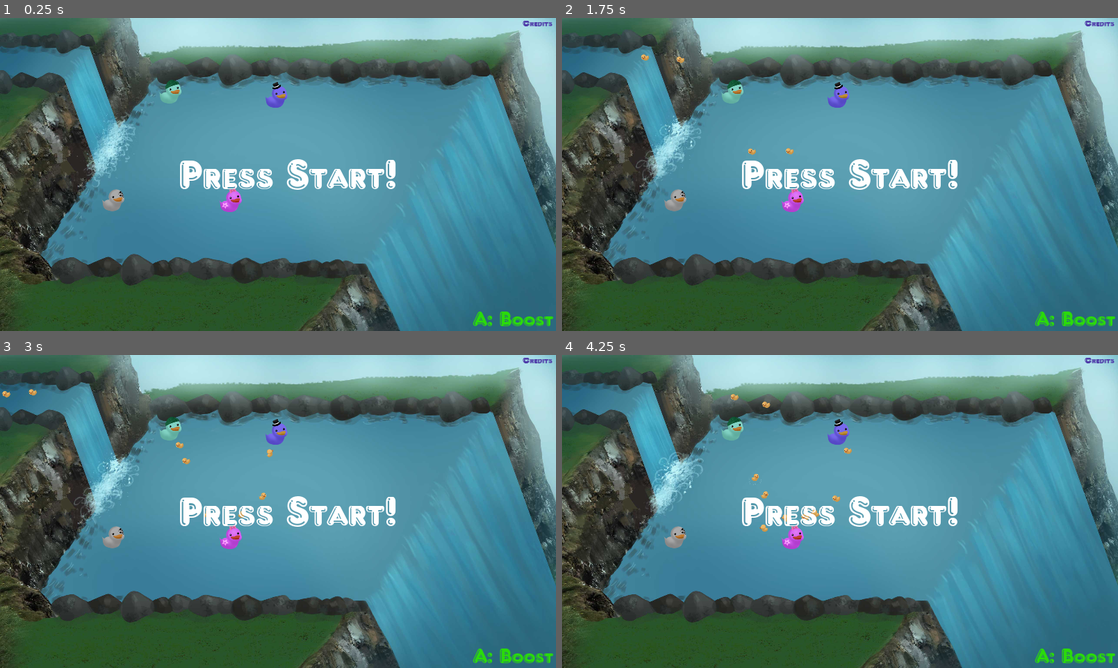
Above: before the commit, frames 1-4 (two rows, left to right).
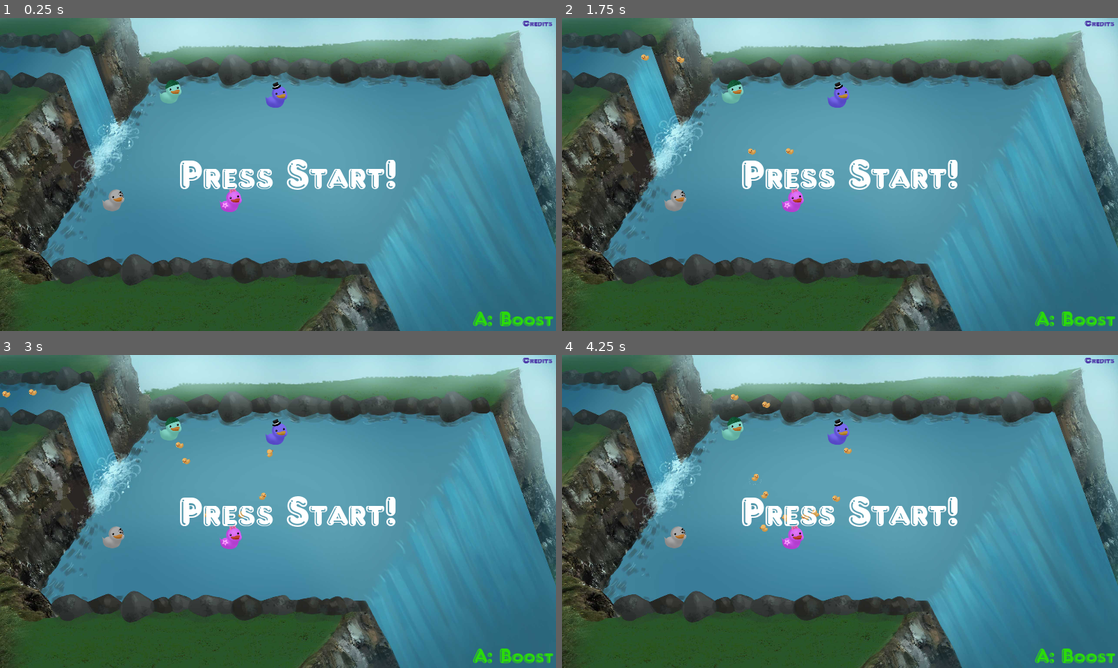
Above: after the commit, the same moments.

Repository: TeamAwesomeTOJam/ducks
Game: Godot game, scene res://Game.tscn
Same seed, same stepped clock (60 frames per second), same inputs: the game is played once before the commit and once after it.
Inputs:
- Up to frame 1 (0.25 s): no input
- Up to frame 2 (1.75 s): tap Enter (p0duck) at 0.5, 0.6, 1.25, 1.35 s
- Up to frame 3 (3 s): tap Enter (p0duck) at 2, 2.1, 2.75, 2.85 s
- Up to frame 4 (4.25 s): tap Enter (p0duck) at 3.5, 3.6 s

The runs differ from the first frame. In frame 1, 0.8% of the frame differs, in the area x 13-92%, y 17-83%; in frame 2, 0.8%; in frame 3, 0.8%; in frame 4, 0.8%.

Commit message:
fix spawn finally I hope

Diff:
--- a/Game.tscn
+++ b/Game.tscn
@@ -66,7 +66,7 @@
 
 frames = SubResource( 1 )
 animation = "loop"
-frame = 1
+frame = 2
 playing = true
 offset = Vector2( 1280, 720 )
 _sections_unfolded = [ "Z Index" ]
--- a/Player.gd
+++ b/Player.gd
@@ -201,17 +201,38 @@
     respawn()
 
 
+#func spawning(delta):
+#    if wait:  # Terrible hack because we need to wait a frame (too many game loops)
+#        wait = false
+#        return
+#
+#    var my_x = self.position.x
+#    var my_y = self.position.y
+#    print(str(my_x) + " " + str(my_y) + " " + str(position.x) + " " + str(position.y))
+#
+#    if my_x < spawn_destination.x - 300:
+#        var vector = Vector2(1, 0.2).normalized()
+#        self.set_linear_velocity(vector * 900)
+#    elif my_y < spawn_destination.y + 100 or my_x < spawn_destination.x + 100:
+#        var vector = (spawn_destination - to_global(self.position)).normalized()
+#        self.set_linear_velocity(vector * 1200)
+#    else:
+#        self.linear_velocity = Vector2(0,0)
+#        enter_playing_state()
+#
+#    sent = false
+
 func spawning(delta):
     if wait:  # Terrible hack because we need to wait a frame (too many game loops)
         wait = false
         return
 
-    if self.position.x < spawn_destination.x - 300:
-        var vector = Vector2(1, 0.2).normalized()
-        self.set_linear_velocity(vector * 900)
-    elif self.position.y < spawn_destination.y or self.position.x < spawn_destination.x:
+    if self.position.x < spawn_destination.x:
+        var vector = Vector2(1, 0.05).normalized()
+        self.apply_impulse(Vector2(), vector * 1000 * delta)
+    elif self.position.y < spawn_destination.y:
         var vector = (spawn_destination - self.position).normalized()
-        self.set_linear_velocity(vector * 1200)
+        self.apply_impulse(Vector2(), vector * 1000 * delta)
     else:
         self.linear_velocity = Vector2(0,0)
         enter_playing_state()
@@ -257,7 +278,7 @@
     if is_winner:
         spawn_destination = Vector2(862.564941, 587.203247)
     else:
-        spawn_destination = Vector2(rand_range(740, 1280), rand_range(320, 1100))
+        spawn_destination = Vector2(rand_range(500, 750), rand_range(500, 1100))
     z_index = spawn_destination.y
 
 func entered_score_zone():
@@ -266,7 +287,7 @@
     $DuckCaptureArea.set_collision_mask(0)
     $DuckCaptureArea.set_collision_layer(0)
     $FallSound.play()
-    scoring_timer = 5.0
+    scoring_timer = 3.0
     state = STATE.Scoring
 
 func add_score():
